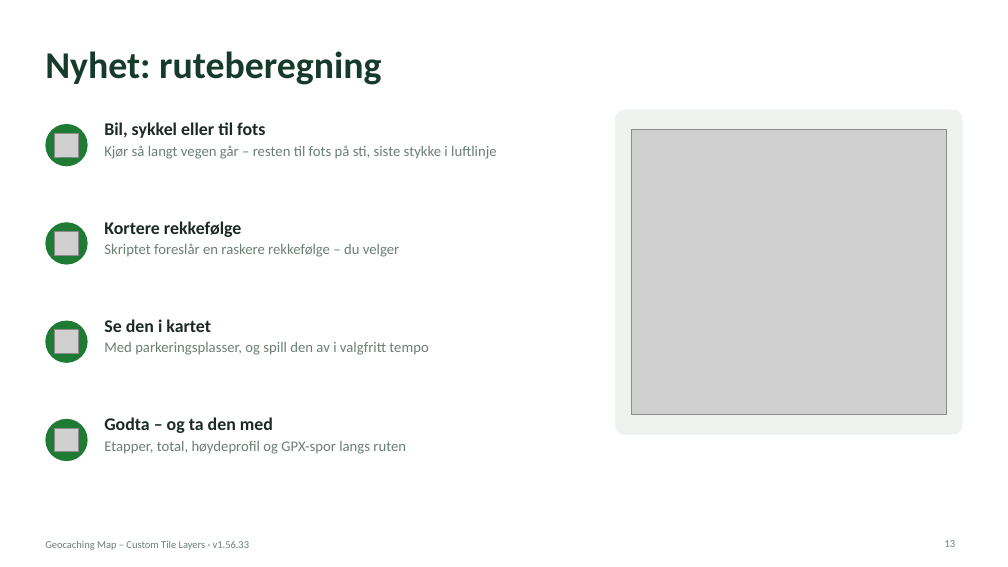
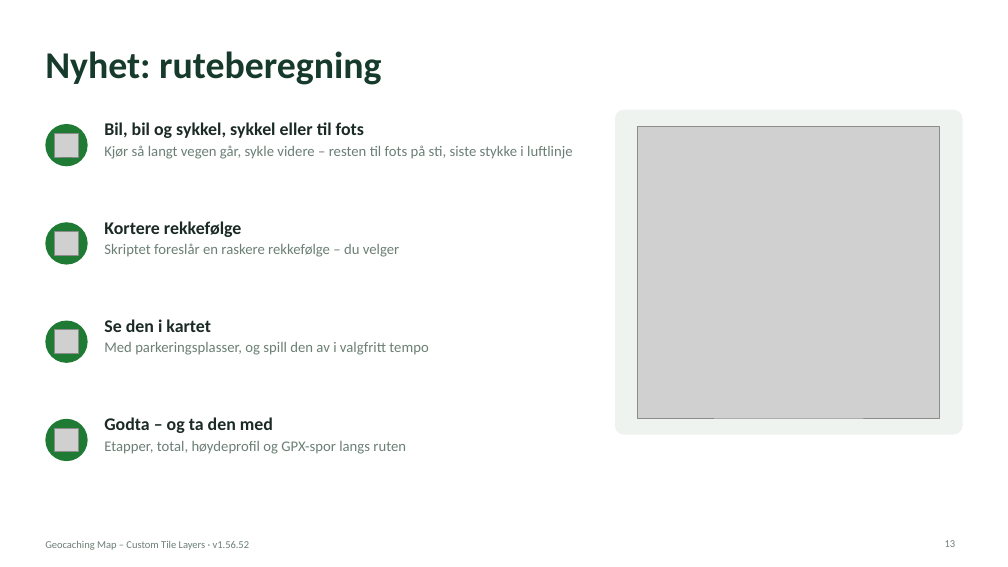
Before and after one commit to knutos/custom-tiles, a slide deck: slide 13 of docs/Geocaching-Map-Custom-Tile-Layers-Presentasjon.pptx. Drawn at 1008x567 pixels with LibreOffice and Linux fonts; fonts in the diff are those of the drawing; grey boxes stand for pictures. Boxes give left, top, right and bottom in pixels: in the first picture for what was removed or moved away, otherwise in the second. Text is boxed around its words. In the diff, an @@ line names an element or a change of style, - is before the commit and + after.

```diff
--- a/docs/Geocaching-Map-Custom-Tile-Layers-Presentasjon.pptx
+++ b/docs/Geocaching-Map-Custom-Tile-Layers-Presentasjon.pptx
@@ text at [104, 122, 572, 159]: text changed @@
-Bil, sykkel eller til fots
-Kjør så langt vegen går – resten til fots på sti, siste stykke i luftlinje
+Bil, bil og sykkel, sykkel eller til fots
+Kjør så langt vegen går, sykle videre – resten til fots på sti, siste stykke i luftlinje
@@ picture: place and size @@
-picture at [631, 129, 946, 414]
+picture at [638, 126, 940, 418]
@@ text at [45, 541, 250, 550]: text changed @@
-Geocaching Map – Custom Tile Layers · v1.56.33
+Geocaching Map – Custom Tile Layers · v1.56.52
```
Also in this commit, not shown: 18 other slides changed, 9 other files.
